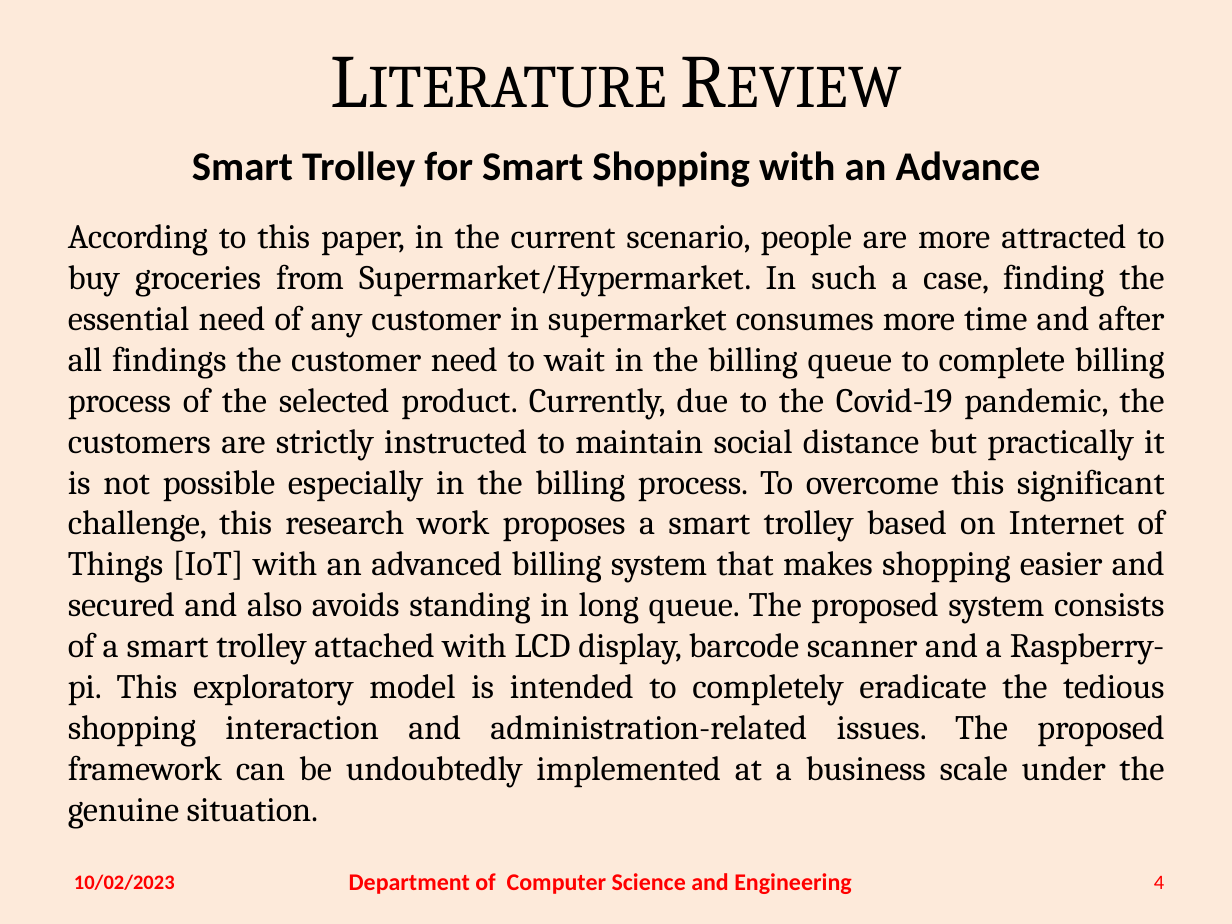
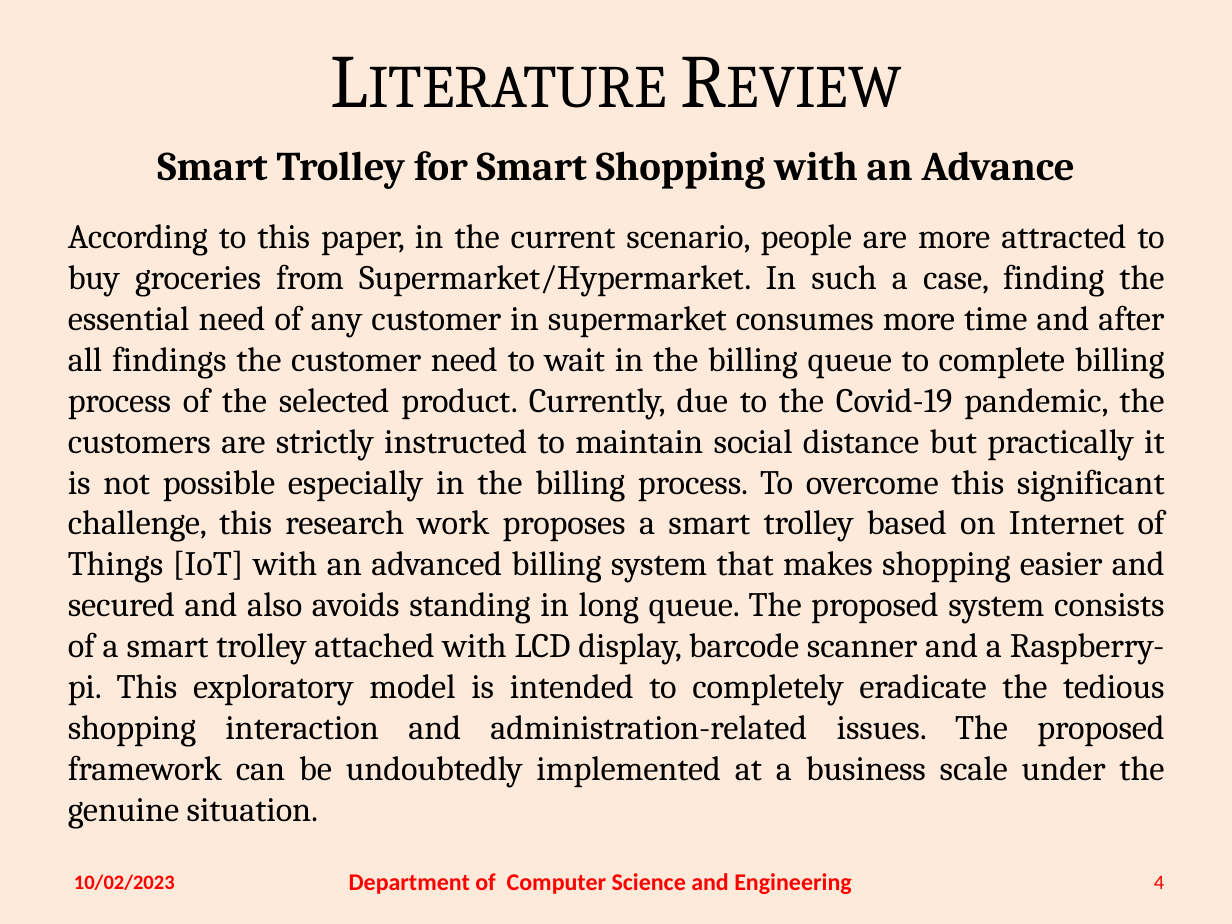
Before and after one commit to thatNitinVinayak/Inventory-Management-using-IoT, a slide deck: slide 4 of Review/Review 1/19C0-59,62,77 Review1 (18CS810) - incomplete.pptx. Drawn at 1232x924 pixels with LibreOffice and Linux fonts; fonts in the diff are those of the drawing. Boxes give left, top, right and bottom in pixels: in the first picture for what was removed or moved away, otherwise in the second. Text is boxed around its words. In the diff, an @@ line names an element or a change of style, - is before the commit and + after.

```diff
--- a/Review/Review 1/19C0-59,62,77 Review1 (18CS810) - incomplete.pptx
+++ b/Review/Review 1/19C0-59,62,77 Review1 (18CS810) - incomplete.pptx
@@ text at (157, 151, 1075, 189): font Calibri to Cambria in "Smart Trolley for Smart Shopping with an ..." @@
```
Also in this commit, not shown: 3 other slides changed, 1 slide added, 1 other file.
